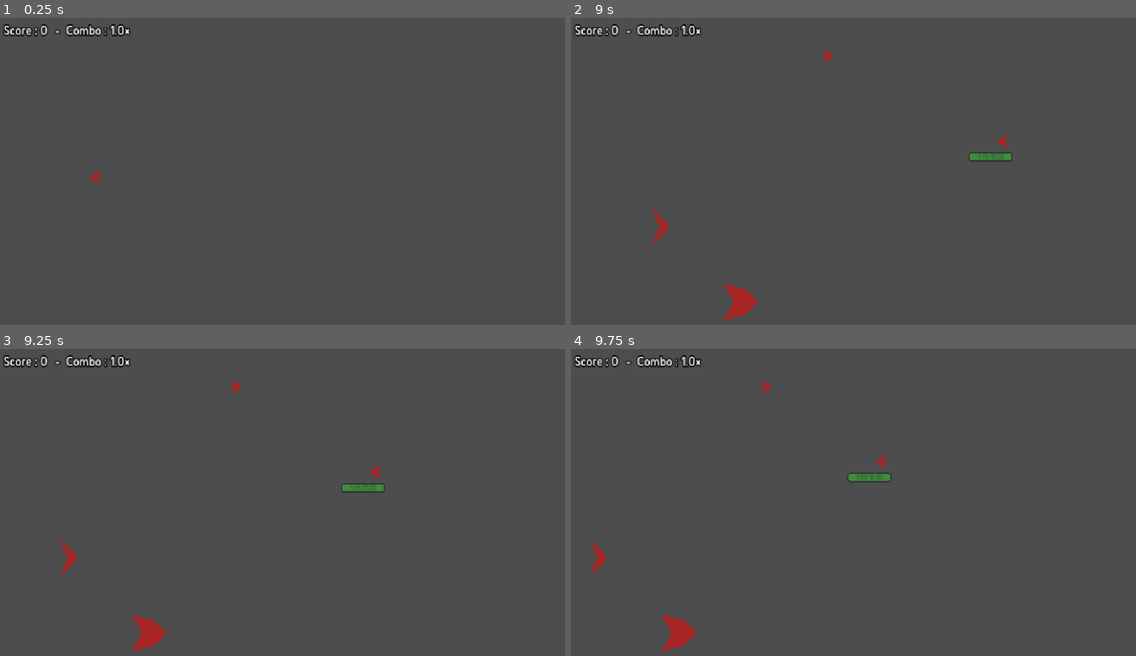
Above: before the commit, frames 1-4 (two rows, left to right).
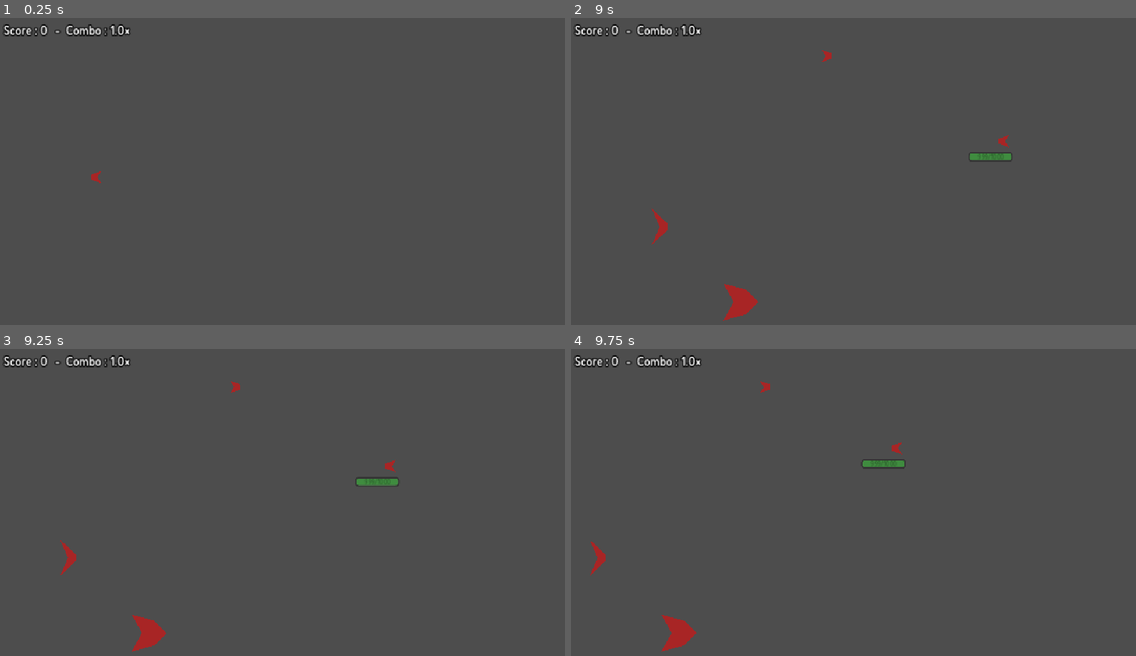
Above: after the commit, the same moments.

Repository: xorblo-doitus/Space-Shooter
Game: Godot game, scene res://src/playable_scenes/world.tscn
The game is run twice, just before and just after one commit, with the same random seed, the same clock (stepped at 60 frames per second) and the same inputs.
Inputs:
- Up to frame 1 (0.25 s): no input
- Up to frame 2 (9 s): tap Enter (ui_accept) at 0.5, 0.77, 1.25, 1.52, 3.02, 3.77, 4.52, 6.02, 6.77, 7.52 s; hold Up (ui_up) 0.53-2.03 s; hold Left (ui_left) 2.03-3.53 s; hold Down (ui_down) 3.53-4.28 s; hold Right (ui_right) 4.28-5.03 s; hold Up (ui_up) 5.03-5.78 s; hold Right (ui_right) 5.78-8.03 s; hold Down (ui_down) 8.03-8.78 s; hold Left (ui_left) from 8.78 s (still down)
- Up to frame 3 (9.25 s): keep holding Left (ui_left); tap Enter (ui_accept) at 9.02 s
- Up to frame 4 (9.75 s): release Left (ui_left) at 9.53 s; hold Up (ui_up) from 9.53 s (still down)

Frames 1-2 are identical in both runs. In frame 3, 0.4% of the frame differs, in the area x 60-71%, y 36-47%; in frame 4, 0.4%, in the area x 49-59%, y 30-43%.
Error in both runs: Assertion failed: No damage source created (res://src/bullets/bullet.gd:27)

Commit message:
Added random spawn area to spawn points

Diff:
--- a/Z_helpers/testing.gd
+++ b/Z_helpers/testing.gd
@@ -8,3 +8,7 @@
 func _run():
 	var inf = def_test()
 	print(def_test(), inf)
+	if Vector2i.ZERO:
+		print("oh no this is considered true")
+	else:
+		print("ok")
--- a/src/playable_scenes/world.tscn
+++ b/src/playable_scenes/world.tscn
@@ -138,6 +138,7 @@
 [node name="Dummy" parent="SpawnPoints" instance=ExtResource("2_r822a")]
 position = Vector2(1639, 238)
 packed_vessel = ExtResource("4_1bdnj")
+area = Vector2i(0, 200)
 
 [node name="Spammer" parent="SpawnPoints" instance=ExtResource("2_r822a")]
 position = Vector2(1642, 504)
--- a/src/spawn_point.gd
+++ b/src/spawn_point.gd
@@ -1,13 +1,25 @@
+@tool
 extends Marker2D
 class_name SpawnPoint
 
 ## A point spawning an enemy, can do it multiple times
 
+const area_color = Color(1, 0, 0, 0.3)
+
 signal spawned(new_vessel: Vessel)
 
 @export var packed_vessel := preload("res://src/vessels/dude_vessel.tscn")
+@export var area: Vector2i = Vector2i.ZERO:
+	set(new):
+		area = new
+		queue_redraw()
 
 func spawn() -> Vessel:
-	var new_vessel: Vessel = packed_vessel.instantiate().place(global_position)
+	var new_vessel: Vessel = packed_vessel.instantiate().place(global_position + Vector2((randf()-.5) * area.x, (randf()-.5) * area.y))
 	spawned.emit(new_vessel)
 	return new_vessel
+
+
+func _draw() -> void:
+	if area:
+		draw_rect(Rect2i(-area/2, area), area_color, false, 10)
